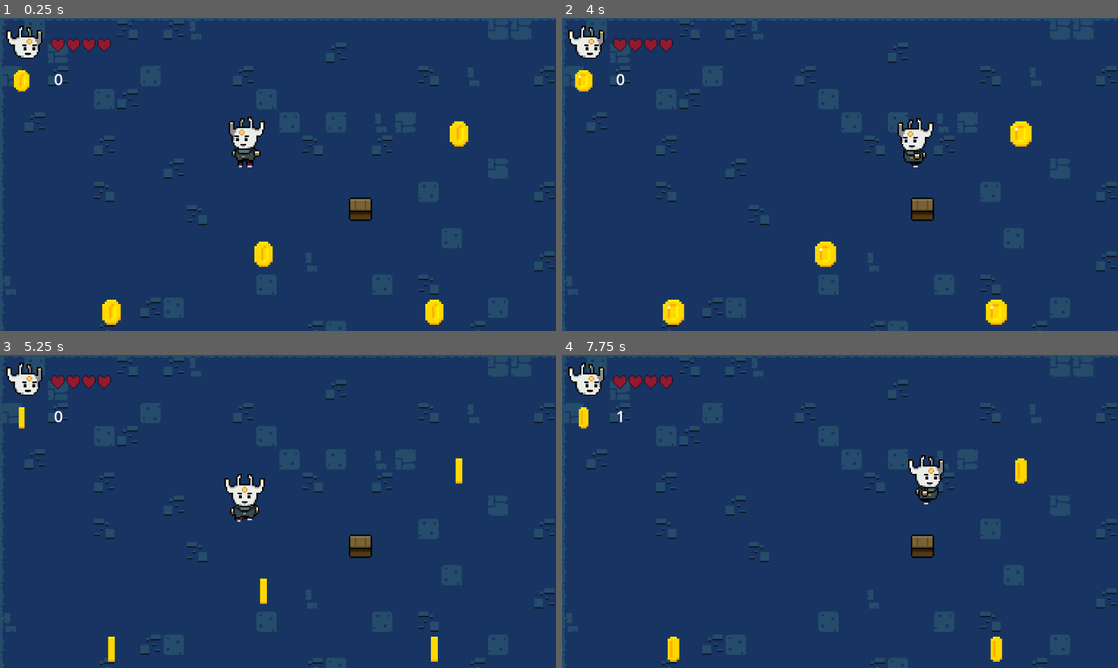
Above: before the commit, frames 1-4 (two rows, left to right).
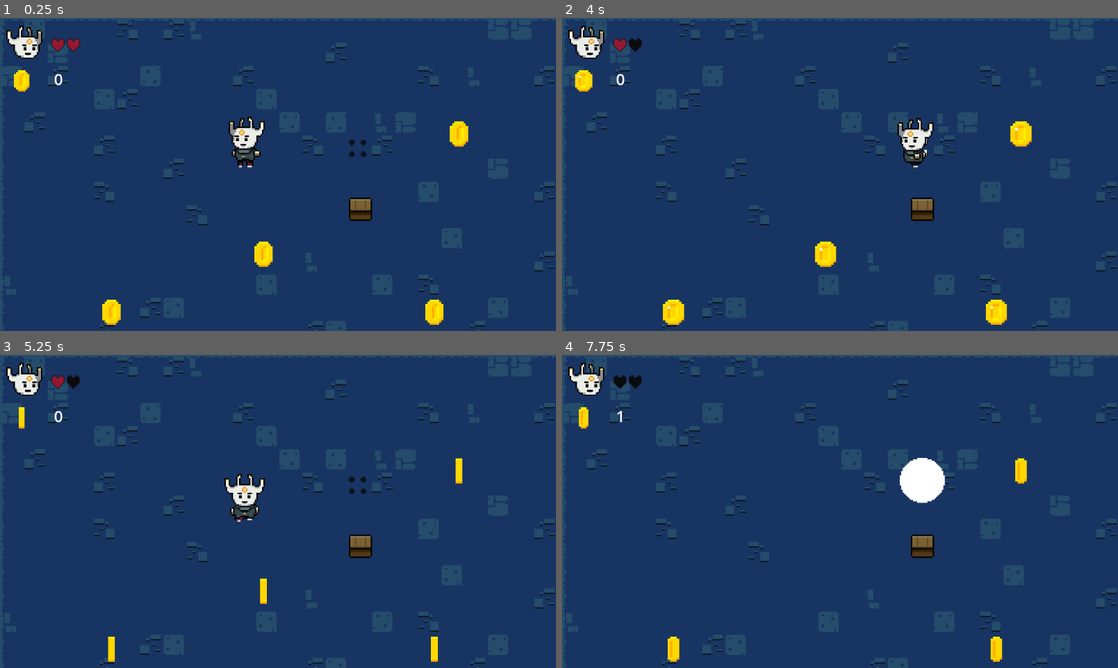
Above: after the commit, the same moments.

Repository: Larbiii-15/godot-4-RBG-2D-Game
Game: Godot game, scene res://Scenes/Levels/main_level.tscn
Same seed, same stepped clock (60 frames per second), same inputs: the game is played once before the commit and once after it.
Inputs:
- Up to frame 1 (0.25 s): no input
- Up to frame 2 (4 s): hold Right (ui_right) 0.53-1.28 s; hold Down (ui_down) 1.28-2.03 s; hold Right (ui_right) 2.03-2.78 s; hold Up (ui_up) 2.78-3.53 s; hold Left (ui_left) from 3.53 s (still down)
- Up to frame 3 (5.25 s): release Left (ui_left) at 5.03 s; hold Down (ui_down) from 5.03 s (still down)
- Up to frame 4 (7.75 s): release Down (ui_down) at 5.78 s; hold Right (ui_right) 5.78-6.53 s; hold Up (ui_up) 6.53-7.28 s; hold Right (ui_right) from 7.28 s (still down)

The runs differ from the first frame. In frame 1, 0.2% of the frame differs, in the area x 14-66%, y 6-45%; in frame 2, 0.2%; in frame 3, 0.3%; in frame 4, 1.1%, in the area x 9-69%, y 6-48%.

Commit message:
Créer un objet qui inflige des dégats & Tuer notre player et redémarrer le niveau

Diff:
--- a/Scenes/Levels/main_level.tscn
+++ b/Scenes/Levels/main_level.tscn
@@ -9,6 +9,7 @@
 [ext_resource type="Texture2D" uid="uid://covaatd41d2wh" path="res://Sprites/Interactables/coin.png" id="7_6a72y"]
 [ext_resource type="Texture2D" uid="uid://ds8x46avndky0" path="res://Sprites/UI/player_head.png" id="8_luu3r"]
 [ext_resource type="Texture2D" uid="uid://c6a0cp368pprm" path="res://Sprites/UI/HeartSpriteSheet.png" id="9_as14i"]
+[ext_resource type="PackedScene" uid="uid://4lpbeveg4kgy" path="res://Scripts/Danger/spikes.tscn" id="10_c0srq"]
 
 [sub_resource type="TileSetAtlasSource" id="TileSetAtlasSource_k3phj"]
 texture = ExtResource("4_2ecnh")
@@ -323,3 +324,6 @@
 scale = Vector2(2, 2)
 texture = ExtResource("9_as14i")
 hframes = 5
+
+[node name="spikes" parent="." instance=ExtResource("10_c0srq")]
+position = Vector2(247, 90)
--- a/Scenes/Player/player.tscn
+++ b/Scenes/Player/player.tscn
@@ -507,6 +507,28 @@
 "SwordUp": SubResource("Animation_4n8ph")
 }
 
+[sub_resource type="AnimationNodeAnimation" id="AnimationNodeAnimation_lyntw"]
+animation = &"Dead"
+
+[sub_resource type="AnimationNodeAnimation" id="AnimationNodeAnimation_ntjqm"]
+animation = &"Dead"
+
+[sub_resource type="AnimationNodeAnimation" id="AnimationNodeAnimation_wvjel"]
+animation = &"Dead"
+
+[sub_resource type="AnimationNodeAnimation" id="AnimationNodeAnimation_tru88"]
+animation = &"Dead"
+
+[sub_resource type="AnimationNodeBlendSpace2D" id="AnimationNodeBlendSpace2D_io5xd"]
+blend_point_0/node = SubResource("AnimationNodeAnimation_lyntw")
+blend_point_0/pos = Vector2(-1, 0)
+blend_point_1/node = SubResource("AnimationNodeAnimation_ntjqm")
+blend_point_1/pos = Vector2(0, 1)
+blend_point_2/node = SubResource("AnimationNodeAnimation_wvjel")
+blend_point_2/pos = Vector2(1, 0)
+blend_point_3/node = SubResource("AnimationNodeAnimation_tru88")
+blend_point_3/pos = Vector2(0, -1)
+
 [sub_resource type="AnimationNodeAnimation" id="AnimationNodeAnimation_3eos0"]
 animation = &"IdleLeft"
 
@@ -623,6 +645,8 @@
 [sub_resource type="AnimationNodeStateMachineTransition" id="AnimationNodeStateMachineTransition_i4tt1"]
 
 [sub_resource type="AnimationNodeStateMachine" id="AnimationNodeStateMachine_j7ma5"]
+states/Dead/node = SubResource("AnimationNodeBlendSpace2D_io5xd")
+states/Dead/position = Vector2(737.333, 122)
 states/Idle/node = SubResource("AnimationNodeBlendSpace2D_jxc77")
 states/Idle/position = Vector2(237.333, 148.864)
 states/Jump/node = SubResource("AnimationNodeBlendSpace2D_o0a6g")
@@ -647,7 +671,6 @@
 texture = ExtResource("2_q3tvb")
 hframes = 12
 vframes = 9
-frame = 14
 
 [node name="CollisionShape2D" type="CollisionShape2D" parent="."]
 position = Vector2(0, 11.5)
@@ -662,6 +685,7 @@
 tree_root = SubResource("AnimationNodeStateMachine_j7ma5")
 anim_player = NodePath("../anim")
 active = true
+parameters/Dead/blend_position = Vector2(0, 0)
 parameters/Idle/blend_position = Vector2(0, 0)
 parameters/Jump/blend_position = Vector2(0, 0)
 parameters/Move/blend_position = Vector2(0, 0)
--- /dev/null
+++ b/Scripts/Danger/spikes.gd
@@ -0,0 +1,25 @@
+extends Area2D
+
+
+# Called when the node enters the scene tree for the first time.
+func _ready():
+	pass # Replace with function body.
+
+
+# Called every frame. 'delta' is the elapsed time since the previous frame.
+func _process(delta):
+	pass
+
+
+func actif():
+	$anim.play("actif")
+	await $anim.animation_finished    # Forcer godot à jouer l'animation entière et ne pas passer à une autre animation
+
+func inactif():
+	$anim.play("inactif")
+	await $anim.animation_finished
+
+
+func _on_body_entered(body):
+	if body.name == "Player":
+		player_data.health -= 1 # on perd une vie "un coeur" quand notre joeur entre en contact avec spikes "pointes".
--- /dev/null
+++ b/Scripts/Danger/spikes.tscn
@@ -0,0 +1,145 @@
+[gd_scene load_steps=8 format=3 uid="uid://4lpbeveg4kgy"]
+
+[ext_resource type="Script" path="res://Scripts/Danger/spikes.gd" id="1_onmus"]
+[ext_resource type="Texture2D" uid="uid://b0w1tq7utbh3r" path="res://Sprites/Hazards/spikes.png" id="2_cqeyg"]
+
+[sub_resource type="Animation" id="Animation_inqht"]
+resource_name = "inactif"
+length = 2.0
+tracks/0/type = "value"
+tracks/0/imported = false
+tracks/0/enabled = true
+tracks/0/path = NodePath("Sprite2D:frame")
+tracks/0/interp = 1
+tracks/0/loop_wrap = true
+tracks/0/keys = {
+"times": PackedFloat32Array(0),
+"transitions": PackedFloat32Array(1),
+"update": 1,
+"values": [0]
+}
+tracks/1/type = "value"
+tracks/1/imported = false
+tracks/1/enabled = true
+tracks/1/path = NodePath("CollisionShape2D:disabled")
+tracks/1/interp = 1
+tracks/1/loop_wrap = true
+tracks/1/keys = {
+"times": PackedFloat32Array(0, 2),
+"transitions": PackedFloat32Array(1, 1),
+"update": 1,
+"values": [true, true]
+}
+tracks/2/type = "method"
+tracks/2/imported = false
+tracks/2/enabled = true
+tracks/2/path = NodePath(".")
+tracks/2/interp = 1
+tracks/2/loop_wrap = true
+tracks/2/keys = {
+"times": PackedFloat32Array(2),
+"transitions": PackedFloat32Array(1),
+"values": [{
+"args": [],
+"method": &"actif"
+}]
+}
+
+[sub_resource type="Animation" id="Animation_xqgrg"]
+resource_name = "actif"
+length = 2.4
+tracks/0/type = "value"
+tracks/0/imported = false
+tracks/0/enabled = true
+tracks/0/path = NodePath("Sprite2D:frame")
+tracks/0/interp = 1
+tracks/0/loop_wrap = true
+tracks/0/keys = {
+"times": PackedFloat32Array(0, 0.1, 0.2, 1, 1.1, 1.2, 1.3, 2, 2.1, 2.2, 2.3),
+"transitions": PackedFloat32Array(1, 1, 1, 1, 1, 1, 1, 1, 1, 1, 1),
+"update": 1,
+"values": [0, 1, 2, 3, 4, 5, 6, 7, 8, 9, 0]
+}
+tracks/1/type = "value"
+tracks/1/imported = false
+tracks/1/enabled = true
+tracks/1/path = NodePath("CollisionShape2D:disabled")
+tracks/1/interp = 1
+tracks/1/loop_wrap = true
+tracks/1/keys = {
+"times": PackedFloat32Array(0, 1, 1.2, 2.2, 2.4),
+"transitions": PackedFloat32Array(1, 1, 1, 1, 1),
+"update": 1,
+"values": [true, true, false, false, true]
+}
+tracks/2/type = "method"
+tracks/2/imported = false
+tracks/2/enabled = true
+tracks/2/path = NodePath(".")
+tracks/2/interp = 1
+tracks/2/loop_wrap = true
+tracks/2/keys = {
+"times": PackedFloat32Array(2.4),
+"transitions": PackedFloat32Array(1),
+"values": [{
+"args": [],
+"method": &"inactif"
+}]
+}
+
+[sub_resource type="Animation" id="Animation_sh1h7"]
+length = 0.001
+tracks/0/type = "value"
+tracks/0/imported = false
+tracks/0/enabled = true
+tracks/0/path = NodePath("Sprite2D:frame")
+tracks/0/interp = 1
+tracks/0/loop_wrap = true
+tracks/0/keys = {
+"times": PackedFloat32Array(0),
+"transitions": PackedFloat32Array(1),
+"update": 1,
+"values": [0]
+}
+tracks/1/type = "value"
+tracks/1/imported = false
+tracks/1/enabled = true
+tracks/1/path = NodePath("CollisionShape2D:disabled")
+tracks/1/interp = 1
+tracks/1/loop_wrap = true
+tracks/1/keys = {
+"times": PackedFloat32Array(0),
+"transitions": PackedFloat32Array(1),
+"update": 1,
+"values": [true]
+}
+
+[sub_resource type="AnimationLibrary" id="AnimationLibrary_fdl6i"]
+_data = {
+"RESET": SubResource("Animation_sh1h7"),
+"actif": SubResource("Animation_xqgrg"),
+"inactif": SubResource("Animation_inqht")
+}
+
+[sub_resource type="RectangleShape2D" id="RectangleShape2D_j402p"]
+size = Vector2(16, 16)
+
+[node name="spikes" type="Area2D"]
+collision_layer = 2
+script = ExtResource("1_onmus")
+
+[node name="Sprite2D" type="Sprite2D" parent="."]
+texture = ExtResource("2_cqeyg")
+hframes = 10
+
+[node name="anim" type="AnimationPlayer" parent="."]
+autoplay = "inactif"
+libraries = {
+"": SubResource("AnimationLibrary_fdl6i")
+}
+
+[node name="CollisionShape2D" type="CollisionShape2D" parent="."]
+shape = SubResource("RectangleShape2D_j402p")
+disabled = true
+
+[connection signal="body_entered" from="." to="." method="_on_body_entered"]
--- a/Scripts/Data/player_data.gd
+++ b/Scripts/Data/player_data.gd
@@ -2,4 +2,4 @@
 class_name player_data
 
 static var coin = 0
-static var health = 4
+static var health = 2
--- a/Scripts/Player/Player.gd
+++ b/Scripts/Player/Player.gd
@@ -20,6 +20,8 @@
 			move()
 		player_states.SWORD:
 			sword()
+		player_states.DEAD:
+			dead() # on va le connecter à notre fobction dead
 
 
 func move():
@@ -31,6 +33,7 @@
 		anim_tree.set("parameters/Jump/blend_position", input_movement)
 		anim_tree.set("parameters/Move/blend_position", input_movement)
 		anim_tree.set("parameters/Sword/blend_position", input_movement)
+		anim_tree.set("parameters/Dead/blend_position", input_movement)
 		anim_state.travel("Move") # pour le demandez d'apliquez ces paramètres
 		velocity = input_movement * vitesse
 
@@ -39,12 +42,19 @@
 		velocity = Vector2.ZERO
 	if Input.is_action_just_pressed("ui_sword"): # càd qd tu click sur un button X cette input va exécuter sword "l'attaque" (ui_sword créer dans input map dans projet settings)
 		current_states = player_states.SWORD
-
+	if player_data.health <= 0 : # pour gérer l'"tat mort de joeur
+		current_states = player_states.DEAD # permettre de transitionner de l'étar dans lequel on se trouve à l'"tat de mort
 
 	move_and_slide()   # fct permet d'appliquer les mouvements
 
 func sword():
 	anim_state.travel("Sword") # ici on va jouer notre animation
 
+func dead():
+	anim_state.travel("Dead") # je vais indiquer à Godot qu'il faut qu'il voyage jusqu'à mon Blade Space Dead pour pouvoir jouer l'animation
+	await get_tree().create_timer(1).timeout
+	player_data.health = 4
+	current_states = player_states.MOVE
+	get_tree().reload_current_scene() # va redémarer la scène dans laquelle on se trouve aprés la mort
 func on_states_reset(): # pour changer le state sword en state move aprés la fin d'un cycle d'attaque (right,left,up,down)
 	current_states = player_states.MOVE
Not shown: 1 places in Scenes/Levels/main_level.tscn that only renumber resources
Not shown: 1 places in Scenes/Player/player.tscn that only renumber resources
